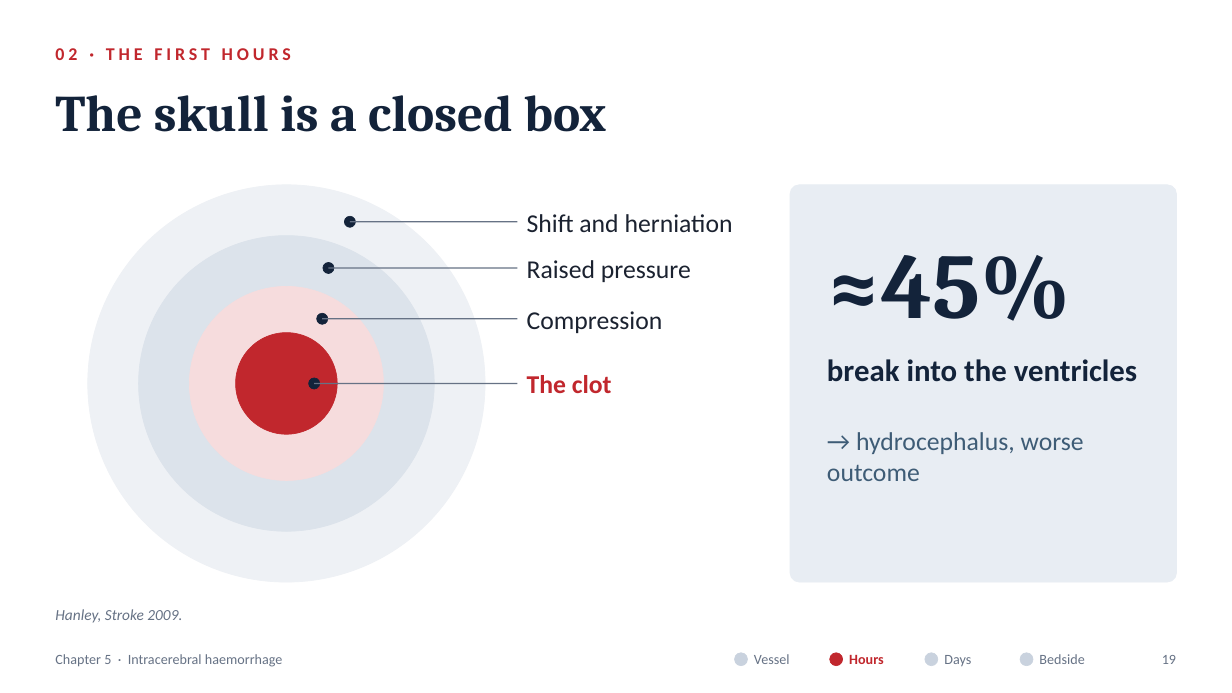
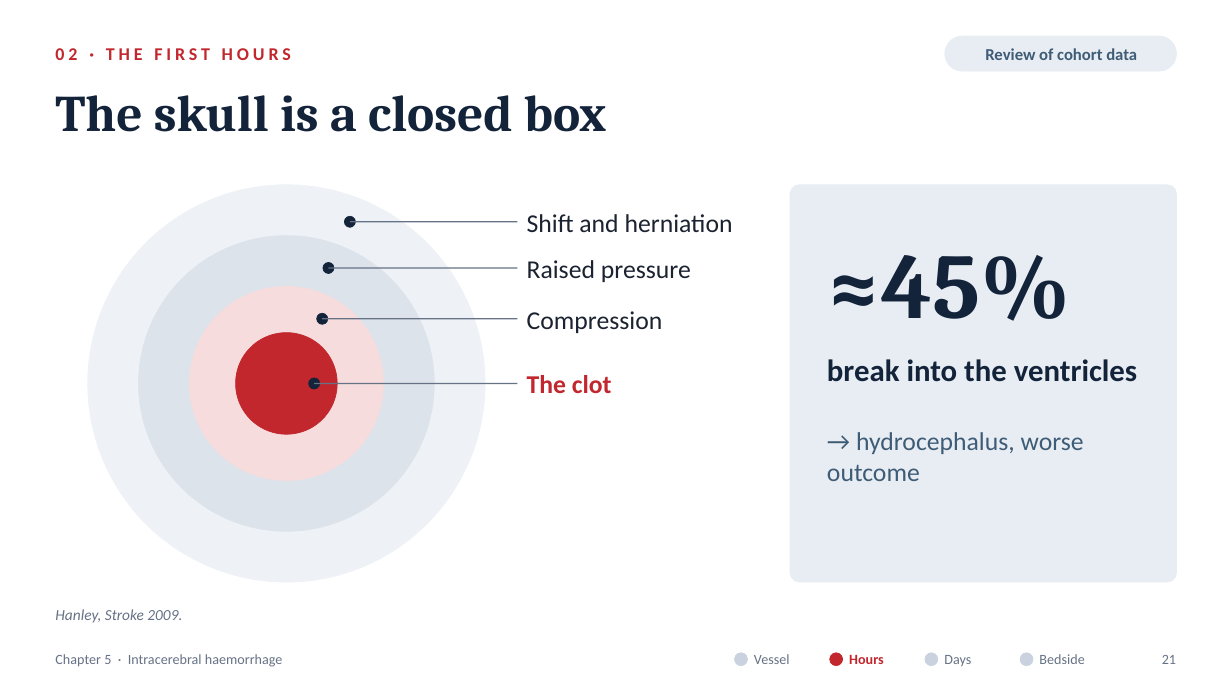
Before and after one commit to fredtom1/fred-Tom-, a slide deck: slide 21 of Chapter5_ICH_Pathophysiology.pptx (slide 19 before the commit). Drawn at 1232x693 pixels with LibreOffice and Linux fonts; fonts in the diff are those of the drawing; background and template pictures are left out. Boxes give left, top, right and bottom in pixels: in the first picture for what was removed or moved away, otherwise in the second. Text is boxed around its words. In the diff, an @@ line names an element or a change of style, - is before the commit and + after.

```diff
--- a/Chapter5_ICH_Pathophysiology.pptx
+++ b/Chapter5_ICH_Pathophysiology.pptx
@@ rounded rectangle added at [945,36,1177,71], fill #E8EDF3, outline #E8EDF3 0.5 pt @@
@@ text added at [985,48,1137,60], 13 pt, text #3E5C76, bold @@
+Review of cohort data
@@ text at [1162,655,1176,664]: text changed @@
-19
+21
```
Also in this commit, not shown: 25 other slides changed, 7 slides added, 16 other files.
